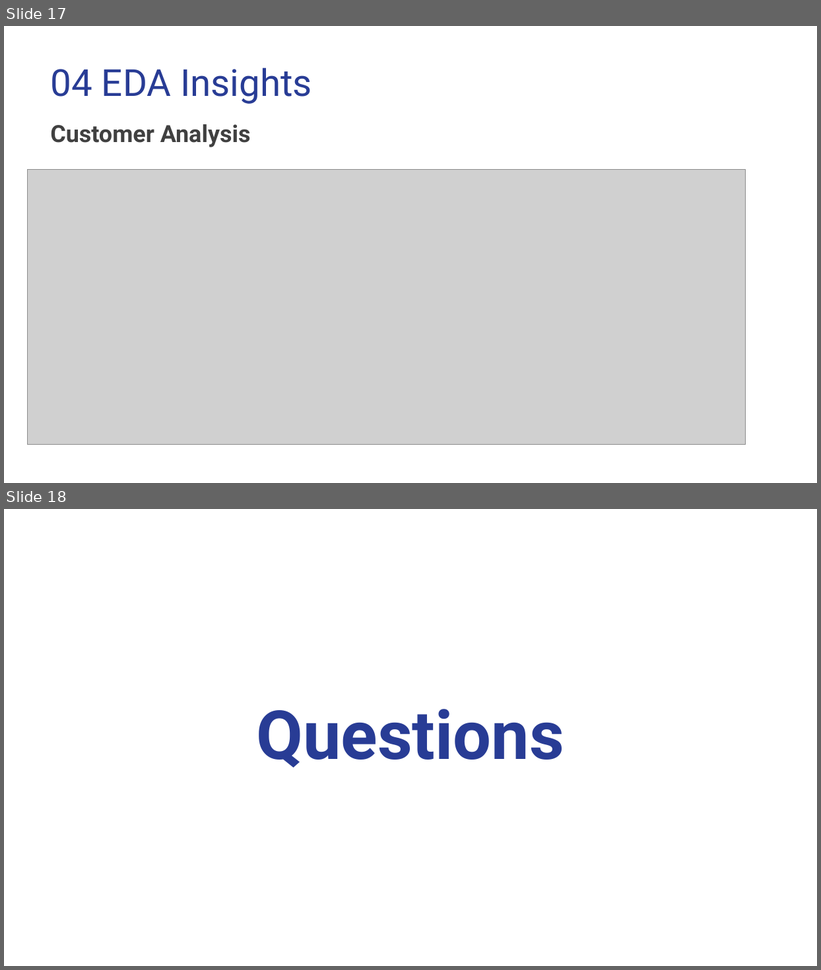
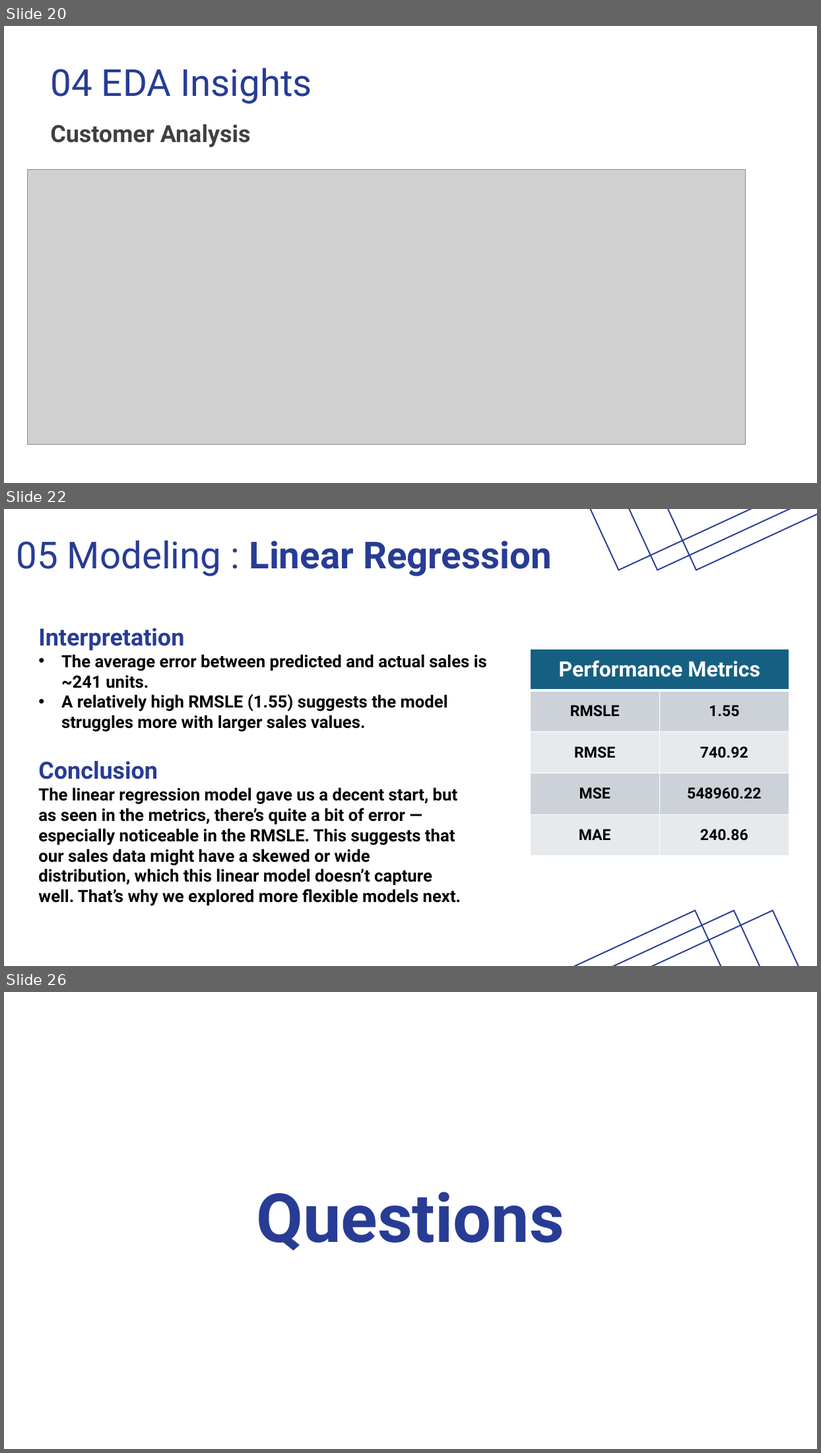
Before and after one commit to AbdallahGasem/Sales-Forecasting-and-Demand-Prediction, a slide deck: Milestones/M1/SalesForecastingandDemandPredication-Presentation.pptx. Shown one above the other, each under a label of ours: slides 17 and 18 before the commit, slides 20, 22 and 26 after it; the slides between them are not shown. The pictures are 821x970 and 821x1453 pixels, drawn with LibreOffice and Linux fonts; fonts in the diff are those of the drawing; grey boxes stand for pictures. Boxes give left, top, right and bottom in pixels: in the first picture for what was removed or moved away, otherwise in the second. Text is boxed around its words. In the diff, an @@ line names an element or a change of style, - is before the commit and + after.

Commit message:
New Data and New Models

```diff
--- a/Milestones/M1/SalesForecastingandDemandPredication-Presentation.pptx
+++ b/Milestones/M1/SalesForecastingandDemandPredication-Presentation.pptx
@@ slide 22 added at (4,509,817,966), background #FFFFFF @@
@@ rectangle added at (473,509,817,570), outline #283C95 1.5 pt @@
@@ rectangle added at (512,509,817,570), outline #283C95 1.5 pt @@
@@ rectangle added at (551,509,817,570), outline #283C95 1.5 pt @@
@@ title added at (16,540,552,576), 44 pt, text #283C95, bold @@
+05 Modeling : Linear Regression
@@ text added at (38,628,487,732), 20 pt, text #000000, bold @@
+Interpretation:
+• The average error between predicted and actual sales is ~241 units.
+• A relatively high RMSLE (1.55) suggests the model struggles more with larger sales values.
@@ table added at (531,650,789,857), 5 rows, 2 columns @@
+Performance Metrics | 
+RMSLE | 1.55
+RMSE | 740.92
+MSE | 548960.22
+MAE | 240.86
@@ text added at (38,761,461,906), 20 pt, text #000000, bold @@
+Conclusion
+The linear regression model gave us a decent start, but as seen in the metrics, there’s quite a bit of error — especially noticeable in the RMSLE. This suggests that our sales data might have a skewed or wide distribution, which this linear model doesn’t capture well. That’s why we explored more flexible models next.
@@ rectangle added at (387,911,817,966), outline #283C95 1.5 pt @@
@@ rectangle added at (425,911,817,966), outline #283C95 1.5 pt @@
@@ rectangle added at (464,911,817,966), outline #283C95 1.5 pt @@
@@ what was slide 17 is now slide 20 @@
@@ what was slide 18 is now slide 26 @@
```
Also in this commit, not shown: 2 slides changed, 7 other slides added, 5 other files.
